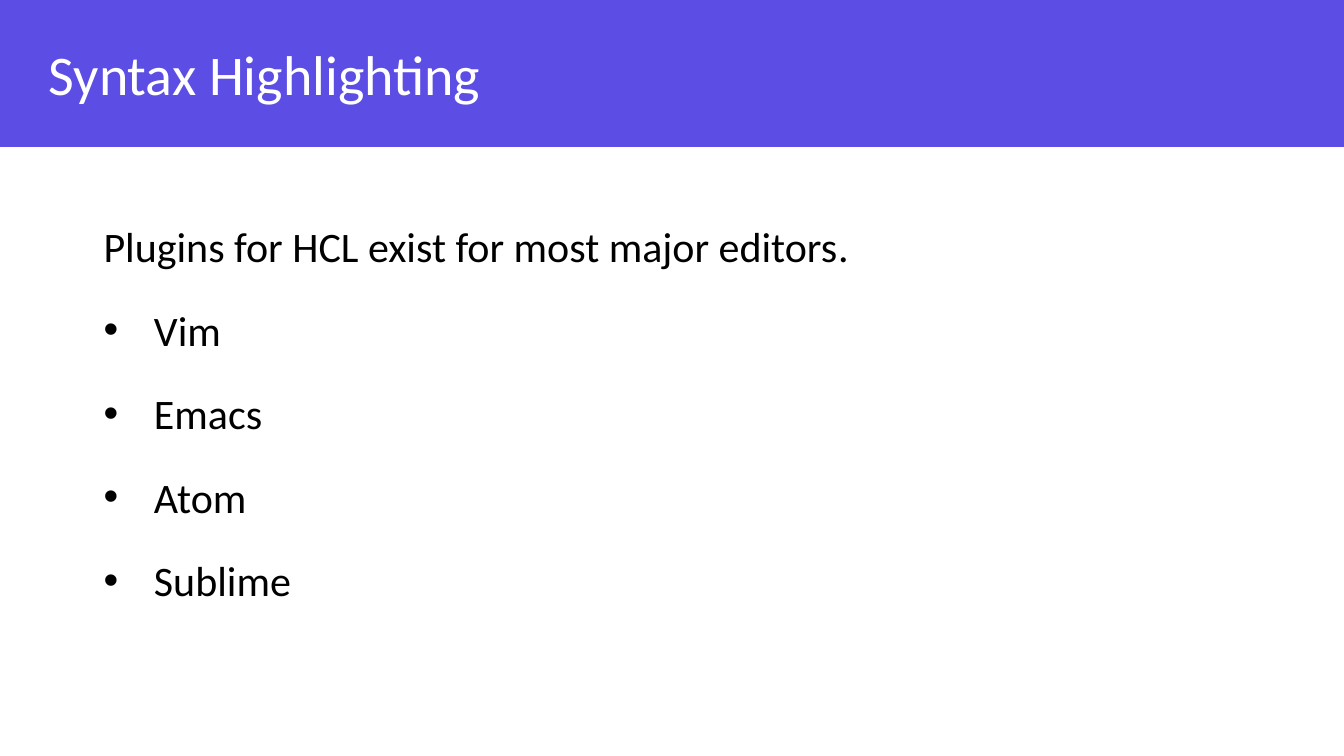
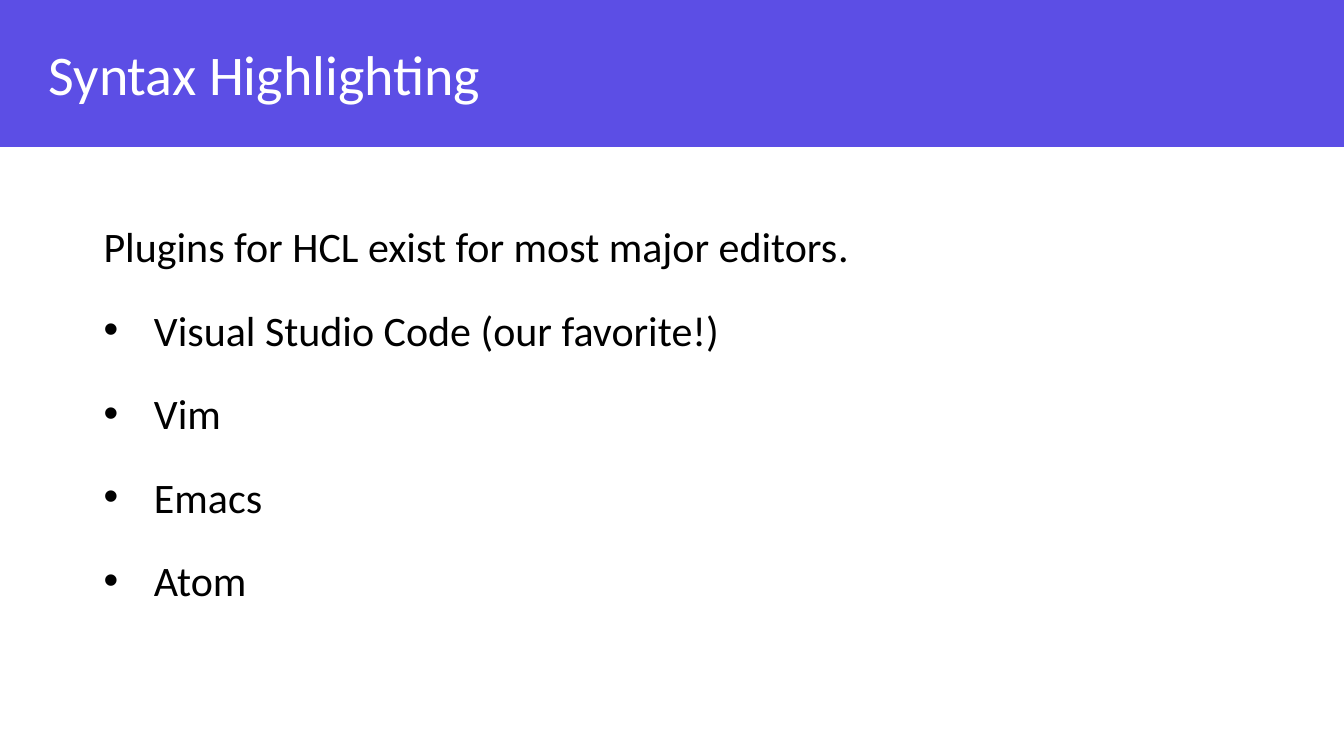
Before and after one commit to grove-mountain/azure-workshop-training, a slide deck: slide 17 of Slides/Azure and Terraform Workshop - Chapter 2.pptx. Drawn at 1344x756 pixels with LibreOffice and Linux fonts; fonts in the diff are those of the drawing; background and template pictures are left out. Boxes give left, top, right and bottom in pixels: in the first picture for what was removed or moved away, otherwise in the second. Text is boxed around its words. In the diff, an @@ line names an element or a change of style, - is before the commit and + after.

```diff
--- a/Slides/Azure and Terraform Workshop - Chapter 2.pptx
+++ b/Slides/Azure and Terraform Workshop - Chapter 2.pptx
@@ text at (154,315,719,352): paragraph added @@
+• Visual Studio Code (our favorite!)
@@ text at (154,567,291,597): paragraph removed @@
-• Sublime
```
Also in this commit, not shown: 33 other slides changed, 2 slides removed, 2 other files.
